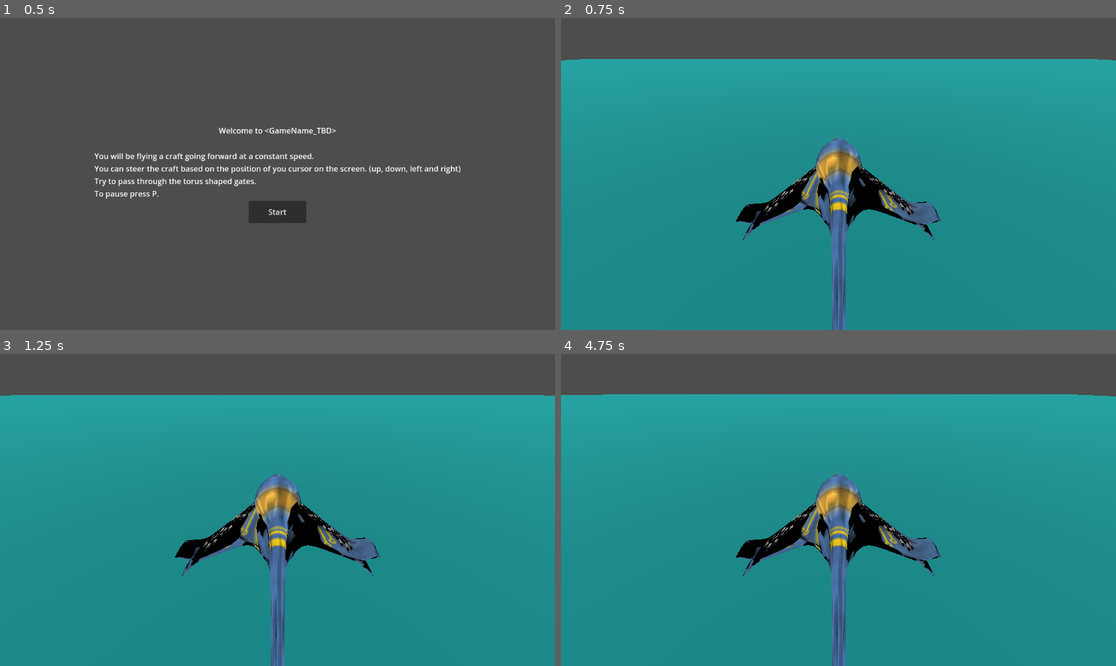
Above: before the commit, frames 1-4 (two rows, left to right).
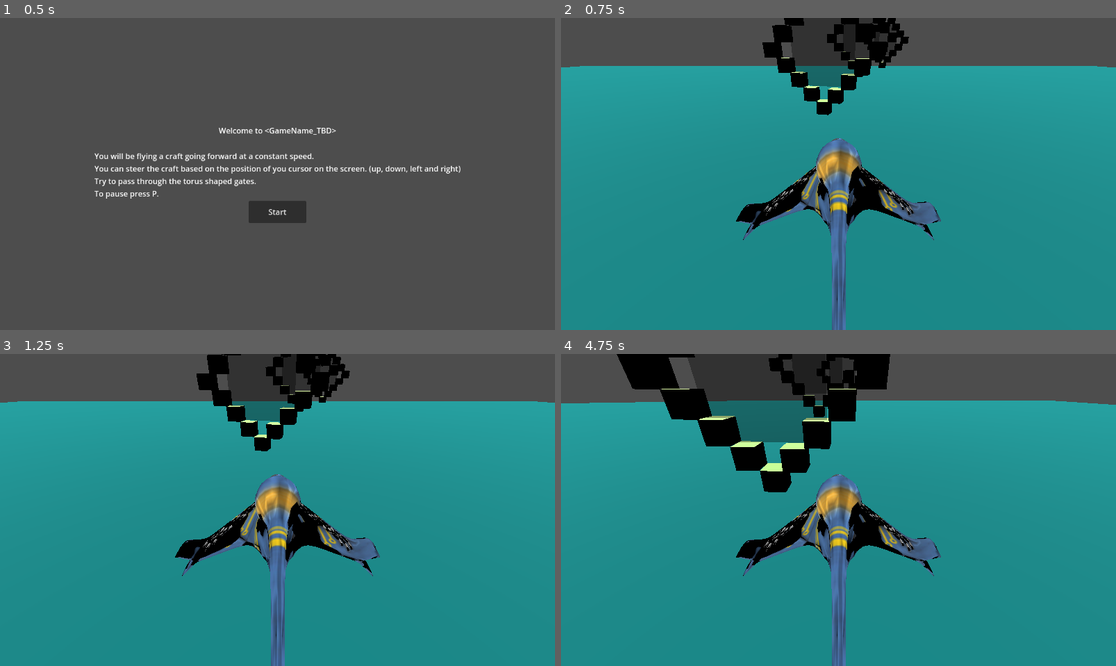
Above: after the commit, the same moments.

Repository: Shahriar-Kariman/flying_ship
Game: Godot game, scene res://start_screen.tscn
Two runs of this game, one before a commit and one after it. Both use one fixed random seed, a clock stepped at 60 frames per second and the inputs below.
Inputs (mouse positions are in pixels of both pictures, inside the frame that each line leads up to):
- Up to frame 1 (0.5 s): no input
- Up to frame 2 (0.75 s): click "Start" at 0.5 s
- Up to frame 3 (1.25 s): no input
- Up to frame 4 (4.75 s): move the mouse to (960, 494) at 1.27 s; hold D (right) 1.28-2.03 s; move the mouse to (727, 525) at 2.02 s; hold S (backward) 2.03-2.78 s; move the mouse to (894, 441) at 2.77 s; hold D (right) 2.78-3.53 s; move the mouse to (810, 572) at 3.52 s; hold W (forward) 3.53-4.28 s; move the mouse to (1005, 556) at 4.27 s; hold A (left) from 4.28 s (still down)

Frame 1 is identical in both runs. In frame 2, 6.5% of the frame differs, in the area x 0-100%, y 0-32%; in frame 3, 6.5%; in frame 4, 13%, in the area x 0-100%, y 0-57%.

Commit message:
I made the bulk of it.

Diff:
--- a/flying_craft.gd
+++ b/flying_craft.gd
@@ -1,4 +1,6 @@
 extends CharacterBody3D
+
+signal success
 
 var active = true
 
@@ -15,14 +17,14 @@
 
 func _ready():
 	rotationAngleDegree = 0
-	rotationSpeedDegree = 14
+	rotationSpeedDegree = 32
 	rotationDirection = 0
 
 	motionVelocity = Vector3.ZERO
-	motionSpeedXZ = 64
+	motionSpeedXZ = 100
 	motionDirectionXZ = 0
 
-	motionSpeedY = 48
+	motionSpeedY = 64
 	motionDirectionY = 0
 
 func cursor_control():
@@ -77,6 +79,23 @@
 			#motionDirectionXZ = 0
 		my_rotate(delta)
 		my_move(delta)
+		move_and_slide()
+		handelCollision()
+
+func handelCollision():
+	for index in range (get_slide_collision_count()):
+		var collision = get_slide_collision(index)
+		if collision.get_collider() == null:
+			continue
+		if collision.get_collider().is_in_group("inside"):
+			var loop = collision.get_collider()
+			loop.queue_free()
+		elif collision.get_collider().is_in_group("outside"):
+			var loop = collision.get_collider()
+			print("lose")
+		else:
+			continue
+		break # prevent further duplicate calls?
 
 func _on_main_pause():
 	active = false
--- a/flying_craft.tscn
+++ b/flying_craft.tscn
@@ -6,7 +6,13 @@
 [sub_resource type="BoxShape3D" id="BoxShape3D_fe8yk"]
 size = Vector3(1.90257, 1.0495, 2.19531)
 
+[sub_resource type="BoxShape3D" id="BoxShape3D_0tph1"]
+
+[sub_resource type="SphereShape3D" id="SphereShape3D_m88tp"]
+
 [node name="FlyingCraft" type="CharacterBody3D"]
+collision_layer = 2
+collision_mask = 15
 script = ExtResource("1_tmfi0")
 
 [node name="Pivot" type="Node3D" parent="."]
@@ -14,5 +20,37 @@
 [node name="ShipModel" parent="Pivot" instance=ExtResource("1_il4w5")]
 
 [node name="CollisionShape3D" type="CollisionShape3D" parent="."]
-transform = Transform3D(100, 0, 0, 0, 100, 0, 0, 0, 100, 0.832367, 13.3392, 1.75781)
+transform = Transform3D(50, 0, 0, 0, 50, 0, 0, 0, 50, 0.832367, 5.92703, 1.75781)
 shape = SubResource("BoxShape3D_fe8yk")
+
+[node name="CollisionShape3D2" type="CollisionShape3D" parent="."]
+transform = Transform3D(30, 0, 0, 0, 30, 0, 0, 0, 40, 0, 45.5141, 50.9219)
+shape = SubResource("BoxShape3D_0tph1")
+
+[node name="CollisionShape3D8" type="CollisionShape3D" parent="."]
+transform = Transform3D(15, 0, 0, 0, 30, 0, 0, 0, 40, -84.2115, -23.8711, 29.3991)
+shape = SubResource("BoxShape3D_0tph1")
+
+[node name="CollisionShape3D9" type="CollisionShape3D" parent="."]
+transform = Transform3D(15, 0, 0, 0, 30, 0, 0, 0, 40, 89.0517, -23.8711, 29.3991)
+shape = SubResource("BoxShape3D_0tph1")
+
+[node name="CollisionShape3D3" type="CollisionShape3D" parent="."]
+transform = Transform3D(30, 0, 0, 0, 20, 0, 0, 0, 40, 0, -0.271914, 78.7294)
+shape = SubResource("BoxShape3D_0tph1")
+
+[node name="CollisionShape3D4" type="CollisionShape3D" parent="."]
+transform = Transform3D(20, 0, 0, 0, 20, 0, 0, 0, 30, 0.832367, -2.60636, -72.6406)
+shape = SubResource("BoxShape3D_fe8yk")
+
+[node name="CollisionShape3D6" type="CollisionShape3D" parent="."]
+transform = Transform3D(18.4524, 3.85713, 0, -7.71426, 9.22619, 0, 0, 0, 30, 62.0184, -17.0624, 14.3521)
+shape = SubResource("BoxShape3D_fe8yk")
+
+[node name="CollisionShape3D7" type="CollisionShape3D" parent="."]
+transform = Transform3D(19.3015, -2.6197, 0, 5.2394, 9.65076, 0, 0, 0, 30, -59.9917, -17.0624, 17.1773)
+shape = SubResource("BoxShape3D_fe8yk")
+
+[node name="CollisionShape3D5" type="CollisionShape3D" parent="."]
+transform = Transform3D(30, 0, 0, 0, 30, 0, 0, 0, 30, 0.832367, 1.63891, -57.5582)
+shape = SubResource("SphereShape3D_m88tp")
--- a/loop.tscn
+++ b/loop.tscn
@@ -15,105 +15,230 @@
 [sub_resource type="BoxShape3D" id="BoxShape3D_ee8x2"]
 
 [node name="loop" type="Node3D"]
+transform = Transform3D(160, 0, 0, 0, 160, 0, 0, 0, 160, 0, 0, 0)
 
 [node name="outer" type="Node3D" parent="."]
 
-[node name="box1" type="StaticBody3D" parent="outer"]
+[node name="box1" type="StaticBody3D" parent="outer" groups=["outside"]]
 
 [node name="MeshInstance3D" type="MeshInstance3D" parent="outer/box1"]
-transform = Transform3D(1, 0, 0, 0, -4.37114e-08, -1, 0, 1, -4.37114e-08, 0, 0, 0)
+transform = Transform3D(0.5, 0, 0, 0, -2.18557e-08, -0.5, 0, 0.5, -2.18557e-08, 0, 0, 0)
 mesh = SubResource("BoxMesh_k3t3m")
 surface_material_override/0 = ExtResource("1_rl8we")
 
 [node name="CollisionShape3D" type="CollisionShape3D" parent="outer/box1"]
-shape = SubResource("BoxShape3D_13qwd")
-
-[node name="box2" type="StaticBody3D" parent="outer"]
+transform = Transform3D(0.5, 0, 0, 0, 0.5, 0, 0, 0, 0.5, 0, 0, 0)
+shape = SubResource("BoxShape3D_13qwd")
+
+[node name="box2" type="StaticBody3D" parent="outer" groups=["outside"]]
 transform = Transform3D(1, 0, 0, 0, 1, 0, 0, 0, 1, 1.00491, 1.00652, 0)
 
 [node name="MeshInstance3D" type="MeshInstance3D" parent="outer/box2"]
-transform = Transform3D(1, 0, 0, 0, -4.37114e-08, -1, 0, 1, -4.37114e-08, 0, 0, 0)
+transform = Transform3D(0.5, 0, 0, 0, -2.18557e-08, -0.5, 0, 0.5, -2.18557e-08, 0, 0, 0)
 mesh = SubResource("BoxMesh_k3t3m")
 surface_material_override/0 = ExtResource("1_rl8we")
 
 [node name="CollisionShape3D" type="CollisionShape3D" parent="outer/box2"]
-shape = SubResource("BoxShape3D_13qwd")
-
-[node name="box3" type="StaticBody3D" parent="outer"]
+transform = Transform3D(0.5, 0, 0, 0, 0.5, 0, 0, 0, 0.5, 0, 0, 0)
+shape = SubResource("BoxShape3D_13qwd")
+
+[node name="box3" type="StaticBody3D" parent="outer" groups=["outside"]]
 transform = Transform3D(1, 0, 0, 0, 1, 0, 0, 0, 1, 2.00621, 2.00479, 0)
 
 [node name="MeshInstance3D" type="MeshInstance3D" parent="outer/box3"]
-transform = Transform3D(1, 0, 0, 0, -4.37114e-08, -1, 0, 1, -4.37114e-08, 0, 0, 0)
+transform = Transform3D(0.5, 0, 0, 0, -2.18557e-08, -0.5, 0, 0.5, -2.18557e-08, 0, 0, 0)
 mesh = SubResource("BoxMesh_k3t3m")
 surface_material_override/0 = ExtResource("1_rl8we")
 
 [node name="CollisionShape3D" type="CollisionShape3D" parent="outer/box3"]
-shape = SubResource("BoxShape3D_13qwd")
-
-[node name="box4" type="StaticBody3D" parent="outer"]
+transform = Transform3D(0.5, 0, 0, 0, 0.5, 0, 0, 0, 0.5, 0, 0, 0)
+shape = SubResource("BoxShape3D_13qwd")
+
+[node name="box4" type="StaticBody3D" parent="outer" groups=["outside"]]
 transform = Transform3D(1, 0, 0, 0, 1, 0, 0, 0, 1, 1.00375, 3.01289, 0)
 
 [node name="MeshInstance3D" type="MeshInstance3D" parent="outer/box4"]
-transform = Transform3D(1, 0, 0, 0, -4.37114e-08, -1, 0, 1, -4.37114e-08, 0, 0, 0)
+transform = Transform3D(0.5, 0, 0, 0, -2.18557e-08, -0.5, 0, 0.5, -2.18557e-08, 0, 0, 0)
 mesh = SubResource("BoxMesh_k3t3m")
 surface_material_override/0 = ExtResource("1_rl8we")
 
 [node name="CollisionShape3D" type="CollisionShape3D" parent="outer/box4"]
-shape = SubResource("BoxShape3D_13qwd")
-
-[node name="box5" type="StaticBody3D" parent="outer"]
+transform = Transform3D(0.5, 0, 0, 0, 0.5, 0, 0, 0, 0.5, 0, 0, 0)
+shape = SubResource("BoxShape3D_13qwd")
+
+[node name="box5" type="StaticBody3D" parent="outer" groups=["outside"]]
 transform = Transform3D(1, 0, 0, 0, 1, 0, 0, 0, 1, 0.0014987, 4.01514, 0)
 
 [node name="MeshInstance3D" type="MeshInstance3D" parent="outer/box5"]
-transform = Transform3D(1, 0, 0, 0, -4.37114e-08, -1, 0, 1, -4.37114e-08, 0, 0, 0)
+transform = Transform3D(0.5, 0, 0, 0, -2.18557e-08, -0.5, 0, 0.5, -2.18557e-08, 0, 0, 0)
 mesh = SubResource("BoxMesh_k3t3m")
 surface_material_override/0 = ExtResource("1_rl8we")
 
 [node name="CollisionShape3D" type="CollisionShape3D" parent="outer/box5"]
-shape = SubResource("BoxShape3D_13qwd")
-
-[node name="box6" type="StaticBody3D" parent="outer"]
+transform = Transform3D(0.5, 0, 0, 0, 0.5, 0, 0, 0, 0.5, 0, 0, 0)
+shape = SubResource("BoxShape3D_13qwd")
+
+[node name="box6" type="StaticBody3D" parent="outer" groups=["outside"]]
 transform = Transform3D(1, 0, 0, 0, 1, 0, 0, 0, 1, -1.00075, 3.00616, 0)
 
 [node name="MeshInstance3D" type="MeshInstance3D" parent="outer/box6"]
-transform = Transform3D(1, 0, 0, 0, -4.37114e-08, -1, 0, 1, -4.37114e-08, 0, 0, 0)
+transform = Transform3D(0.5, 0, 0, 0, -2.18557e-08, -0.5, 0, 0.5, -2.18557e-08, 0, 0, 0)
 mesh = SubResource("BoxMesh_k3t3m")
 surface_material_override/0 = ExtResource("1_rl8we")
 
 [node name="CollisionShape3D" type="CollisionShape3D" parent="outer/box6"]
-shape = SubResource("BoxShape3D_13qwd")
-
-[node name="box7" type="StaticBody3D" parent="outer"]
+transform = Transform3D(0.5, 0, 0, 0, 0.5, 0, 0, 0, 0.5, 0, 0, 0)
+shape = SubResource("BoxShape3D_13qwd")
+
+[node name="box7" type="StaticBody3D" parent="outer" groups=["outside"]]
 transform = Transform3D(1, 0, 0, 0, 1, 0, 0, 0, 1, -2.0013, 2.00392, 0)
 
 [node name="MeshInstance3D" type="MeshInstance3D" parent="outer/box7"]
-transform = Transform3D(1, 0, 0, 0, -4.37114e-08, -1, 0, 1, -4.37114e-08, 0, 0, 0)
+transform = Transform3D(0.5, 0, 0, 0, -2.18557e-08, -0.5, 0, 0.5, -2.18557e-08, 0, 0, 0)
 mesh = SubResource("BoxMesh_k3t3m")
 surface_material_override/0 = ExtResource("1_rl8we")
 
 [node name="CollisionShape3D" type="CollisionShape3D" parent="outer/box7"]
-shape = SubResource("BoxShape3D_13qwd")
-
-[node name="box8" type="StaticBody3D" parent="outer"]
+transform = Transform3D(0.5, 0, 0, 0, 0.5, 0, 0, 0, 0.5, 0, 0, 0)
+shape = SubResource("BoxShape3D_13qwd")
+
+[node name="box8" type="StaticBody3D" parent="outer" groups=["outside"]]
 transform = Transform3D(1, 0, 0, 0, 1, 0, 0, 0, 1, -1.00694, 0.988214, 0)
+collision_layer = 8
+collision_mask = 2
 
 [node name="MeshInstance3D" type="MeshInstance3D" parent="outer/box8"]
-transform = Transform3D(1, 0, 0, 0, -4.37114e-08, -1, 0, 1, -4.37114e-08, 0, 0, 0)
+transform = Transform3D(0.5, 0, 0, 0, -2.18557e-08, -0.5, 0, 0.5, -2.18557e-08, 0, 0, 0)
 mesh = SubResource("BoxMesh_k3t3m")
 surface_material_override/0 = ExtResource("1_rl8we")
 
 [node name="CollisionShape3D" type="CollisionShape3D" parent="outer/box8"]
+transform = Transform3D(0.5, 0, 0, 0, 0.5, 0, 0, 0, 0.5, 0, 0, 0)
+shape = SubResource("BoxShape3D_13qwd")
+
+[node name="box9" type="StaticBody3D" parent="outer" groups=["outside"]]
+transform = Transform3D(1, 0, 0, 0, 1, 0, 0, 0, 1, -0.498617, 0.469768, 0)
+collision_layer = 8
+collision_mask = 2
+
+[node name="MeshInstance3D" type="MeshInstance3D" parent="outer/box9"]
+transform = Transform3D(0.5, 0, 0, 0, -2.18557e-08, -0.5, 0, 0.5, -2.18557e-08, 0, 0, 0)
+mesh = SubResource("BoxMesh_k3t3m")
+surface_material_override/0 = ExtResource("1_rl8we")
+
+[node name="CollisionShape3D" type="CollisionShape3D" parent="outer/box9"]
+transform = Transform3D(0.5, 0, 0, 0, 0.5, 0, 0, 0, 0.5, 0, 0, 0)
+shape = SubResource("BoxShape3D_13qwd")
+
+[node name="box10" type="StaticBody3D" parent="outer" groups=["outside"]]
+transform = Transform3D(1, 0, 0, 0, 1, 0, 0, 0, 1, -1.5, 1.50089, 0)
+collision_layer = 8
+collision_mask = 2
+
+[node name="MeshInstance3D" type="MeshInstance3D" parent="outer/box10"]
+transform = Transform3D(0.5, 0, 0, 0, -2.18557e-08, -0.5, 0, 0.5, -2.18557e-08, 0, 0, 0)
+mesh = SubResource("BoxMesh_k3t3m")
+surface_material_override/0 = ExtResource("1_rl8we")
+
+[node name="CollisionShape3D" type="CollisionShape3D" parent="outer/box10"]
+transform = Transform3D(0.5, 0, 0, 0, 0.5, 0, 0, 0, 0.5, 0, 0, 0)
+shape = SubResource("BoxShape3D_13qwd")
+
+[node name="box11" type="StaticBody3D" parent="outer" groups=["outside"]]
+transform = Transform3D(1, 0, 0, 0, 1, 0, 0, 0, 1, -1.5, 2.48558, 0)
+collision_layer = 8
+collision_mask = 2
+
+[node name="MeshInstance3D" type="MeshInstance3D" parent="outer/box11"]
+transform = Transform3D(0.5, 0, 0, 0, -2.18557e-08, -0.5, 0, 0.5, -2.18557e-08, 0, 0, 0)
+mesh = SubResource("BoxMesh_k3t3m")
+surface_material_override/0 = ExtResource("1_rl8we")
+
+[node name="CollisionShape3D" type="CollisionShape3D" parent="outer/box11"]
+transform = Transform3D(0.5, 0, 0, 0, 0.5, 0, 0, 0, 0.5, 0, 0, 0)
+shape = SubResource("BoxShape3D_13qwd")
+
+[node name="box12" type="StaticBody3D" parent="outer" groups=["outside"]]
+transform = Transform3D(1, 0, 0, 0, 1, 0, 0, 0, 1, -0.515315, 3.5165, 0)
+collision_layer = 8
+collision_mask = 2
+
+[node name="MeshInstance3D" type="MeshInstance3D" parent="outer/box12"]
+transform = Transform3D(0.5, 0, 0, 0, -2.18557e-08, -0.5, 0, 0.5, -2.18557e-08, 0, 0, 0)
+mesh = SubResource("BoxMesh_k3t3m")
+surface_material_override/0 = ExtResource("1_rl8we")
+
+[node name="CollisionShape3D" type="CollisionShape3D" parent="outer/box12"]
+transform = Transform3D(0.5, 0, 0, 0, 0.5, 0, 0, 0, 0.5, 0, 0, 0)
+shape = SubResource("BoxShape3D_13qwd")
+
+[node name="box13" type="StaticBody3D" parent="outer" groups=["outside"]]
+transform = Transform3D(1, 0, 0, 0, 1, 0, 0, 0, 1, 0.490794, 3.5165, 0)
+collision_layer = 8
+collision_mask = 2
+
+[node name="MeshInstance3D" type="MeshInstance3D" parent="outer/box13"]
+transform = Transform3D(0.5, 0, 0, 0, -2.18557e-08, -0.5, 0, 0.5, -2.18557e-08, 0, 0, 0)
+mesh = SubResource("BoxMesh_k3t3m")
+surface_material_override/0 = ExtResource("1_rl8we")
+
+[node name="CollisionShape3D" type="CollisionShape3D" parent="outer/box13"]
+transform = Transform3D(0.5, 0, 0, 0, 0.5, 0, 0, 0, 0.5, 0, 0, 0)
+shape = SubResource("BoxShape3D_13qwd")
+
+[node name="box14" type="StaticBody3D" parent="outer" groups=["outside"]]
+transform = Transform3D(1, 0, 0, 0, 1, 0, 0, 0, 1, 1.4969, 2.49883, 0)
+collision_layer = 8
+collision_mask = 2
+
+[node name="MeshInstance3D" type="MeshInstance3D" parent="outer/box14"]
+transform = Transform3D(0.5, 0, 0, 0, -2.18557e-08, -0.5, 0, 0.5, -2.18557e-08, 0, 0, 0)
+mesh = SubResource("BoxMesh_k3t3m")
+surface_material_override/0 = ExtResource("1_rl8we")
+
+[node name="CollisionShape3D" type="CollisionShape3D" parent="outer/box14"]
+transform = Transform3D(0.5, 0, 0, 0, 0.5, 0, 0, 0, 0.5, 0, 0, 0)
+shape = SubResource("BoxShape3D_13qwd")
+
+[node name="box15" type="StaticBody3D" parent="outer" groups=["outside"]]
+transform = Transform3D(1, 0, 0, 0, 1, 0, 0, 0, 1, 1.50825, 1.50428, 0)
+collision_layer = 8
+collision_mask = 2
+
+[node name="MeshInstance3D" type="MeshInstance3D" parent="outer/box15"]
+transform = Transform3D(0.5, 0, 0, 0, -2.18557e-08, -0.5, 0, 0.5, -2.18557e-08, 0, 0, 0)
+mesh = SubResource("BoxMesh_k3t3m")
+surface_material_override/0 = ExtResource("1_rl8we")
+
+[node name="CollisionShape3D" type="CollisionShape3D" parent="outer/box15"]
+transform = Transform3D(0.5, 0, 0, 0, 0.5, 0, 0, 0, 0.5, 0, 0, 0)
+shape = SubResource("BoxShape3D_13qwd")
+
+[node name="box16" type="StaticBody3D" parent="outer" groups=["outside"]]
+transform = Transform3D(1, 0, 0, 0, 1, 0, 0, 0, 1, 0.513923, 0.498171, 0)
+collision_layer = 8
+collision_mask = 2
+
+[node name="MeshInstance3D" type="MeshInstance3D" parent="outer/box16"]
+transform = Transform3D(0.5, 0, 0, 0, -2.18557e-08, -0.5, 0, 0.5, -2.18557e-08, 0, 0, 0)
+mesh = SubResource("BoxMesh_k3t3m")
+surface_material_override/0 = ExtResource("1_rl8we")
+
+[node name="CollisionShape3D" type="CollisionShape3D" parent="outer/box16"]
+transform = Transform3D(0.5, 0, 0, 0, 0.5, 0, 0, 0, 0.5, 0, 0, 0)
 shape = SubResource("BoxShape3D_13qwd")
 
 [node name="inner" type="Node3D" parent="."]
 
-[node name="box" type="StaticBody3D" parent="inner"]
+[node name="box" type="StaticBody3D" parent="inner" groups=["inside"]]
+collision_layer = 4
+collision_mask = 6
 
 [node name="MeshInstance3D" type="MeshInstance3D" parent="inner/box"]
-transform = Transform3D(2.95, 0, 0, 0, 2.95, 0, 0, 0, 0.1, 0, 2, 0)
+transform = Transform3D(2.4, 0, 0, 0, 2.4, 0, 0, 0, 0.081, 0, 2, 0)
 mesh = SubResource("BoxMesh_xlme7")
 surface_material_override/0 = SubResource("StandardMaterial3D_4k2us")
 
 [node name="CollisionShape3D" type="CollisionShape3D" parent="inner/box"]
-transform = Transform3D(2.95, 0, 0, 0, 2.95, 0, 0, 0, 0.1, 0, 2, 0)
+transform = Transform3D(2.4, 0, 0, 0, 2.4, 0, 0, 0, 0.081, 0, 2, 0)
 shape = SubResource("BoxShape3D_ee8x2")
--- a/main.tscn
+++ b/main.tscn
@@ -1,7 +1,8 @@
-[gd_scene load_steps=7 format=3 uid="uid://roy5r3ckbsy2"]
+[gd_scene load_steps=8 format=3 uid="uid://roy5r3ckbsy2"]
 
 [ext_resource type="Script" path="res://main.gd" id="1_meel3"]
 [ext_resource type="PackedScene" uid="uid://cswkk0wo50bif" path="res://flying_craft.tscn" id="1_pcvgg"]
+[ext_resource type="PackedScene" uid="uid://cbfvj3a337vqv" path="res://loop.tscn" id="2_j8j07"]
 [ext_resource type="Script" path="res://PauseControl.gd" id="2_ofsi3"]
 
 [sub_resource type="BoxMesh" id="BoxMesh_7s1pe"]
@@ -14,19 +15,21 @@
 [node name="main" type="Node3D"]
 script = ExtResource("1_meel3")
 
-[node name="StaticBody3D" type="StaticBody3D" parent="."]
+[node name="Ground" type="StaticBody3D" parent="."]
+collision_mask = 3
 
-[node name="MeshInstance3D" type="MeshInstance3D" parent="StaticBody3D"]
+[node name="MeshInstance3D" type="MeshInstance3D" parent="Ground"]
 transform = Transform3D(10000, 0, 0, 0, 1, 0, 0, 0, 10000, 0, 0, 0)
 mesh = SubResource("BoxMesh_7s1pe")
 surface_material_override/0 = SubResource("StandardMaterial3D_8g8vx")
 
-[node name="CollisionShape3D" type="CollisionShape3D" parent="StaticBody3D"]
+[node name="CollisionShape3D" type="CollisionShape3D" parent="Ground"]
 transform = Transform3D(10000, 0, 0, 0, 1, 0, 0, 0, 10000, 0, 0, 0)
 shape = SubResource("BoxShape3D_edoxw")
 
 [node name="FlyingCraft" parent="." instance=ExtResource("1_pcvgg")]
-transform = Transform3D(1, 0, 0, 0, 1, 0, 0, 0, 1, 0, 85.661, 0)
+transform = Transform3D(1, 0, 0, 0, 1, 0, 0, 0, 1, 0, 201.585, 0)
+motion_mode = 1
 
 [node name="Camera3D" type="Camera3D" parent="FlyingCraft"]
 transform = Transform3D(1, 0, 0, 0, 0.848048, 0.529919, 0, -0.529919, 0.848048, 0, 120.459, 181.619)
@@ -75,6 +78,15 @@
 layout_mode = 2
 text = "Restart"
 
+[node name="loop" parent="." instance=ExtResource("2_j8j07")]
+transform = Transform3D(93.9004, 0, -34.3906, 0, 100, 0, 34.3906, 0, 93.9004, 143.383, 165.257, -1416.29)
+
+[node name="loop2" parent="." instance=ExtResource("2_j8j07")]
+transform = Transform3D(74.0699, 0, -67.1837, 0, 100, 0, 67.1837, 0, 74.0699, 437.735, 165.257, -2137.48)
+
+[node name="loop3" parent="." instance=ExtResource("2_j8j07")]
+transform = Transform3D(-96.3331, 0, 26.8314, 0, 100, 0, -26.8314, 0, -96.3331, -58.671, 106.387, -699.22)
+
 [connection signal="pause" from="." to="FlyingCraft" method="_on_main_pause"]
 [connection signal="button_down" from="PauseControl/VBoxContainer/Resume" to="PauseControl" method="_on_resume_button_down"]
 [connection signal="button_down" from="PauseControl/VBoxContainer/Exit" to="PauseControl" method="_on_exit_button_down"]
--- a/project.godot
+++ b/project.godot
@@ -12,7 +12,7 @@
 
 config/name="flying_game"
 run/main_scene="res://start_screen.tscn"
-config/features=PackedStringArray("4.2", "Forward Plus")
+config/features=PackedStringArray("4.1", "Forward Plus")
 config/icon="res://icon.svg"
 
 [display]
@@ -48,3 +48,10 @@
 "events": [Object(InputEventKey,"resource_local_to_scene":false,"resource_name":"","device":-1,"window_id":0,"alt_pressed":false,"shift_pressed":false,"ctrl_pressed":false,"meta_pressed":false,"pressed":false,"keycode":0,"physical_keycode":80,"key_label":0,"unicode":112,"echo":false,"script":null)
 ]
 }
+
+[layer_names]
+
+3d_physics/layer_1="ground"
+3d_physics/layer_2="craft"
+3d_physics/layer_3="inside"
+3d_physics/layer_4="outside"
Not shown: 1 places in flying_craft.tscn that only renumber resources
